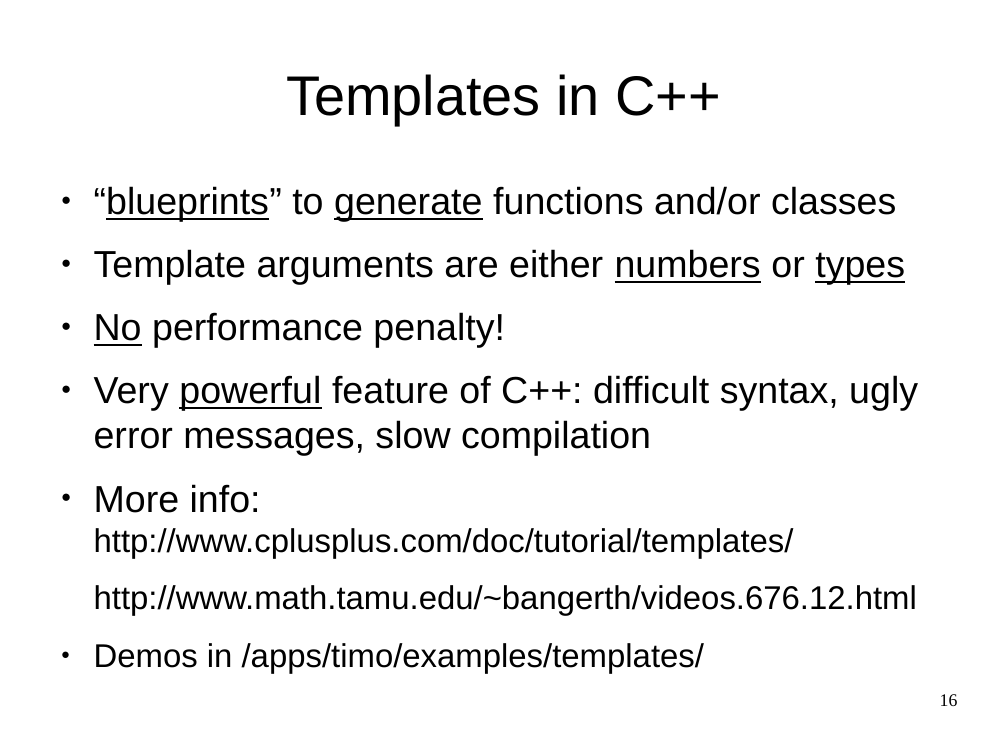
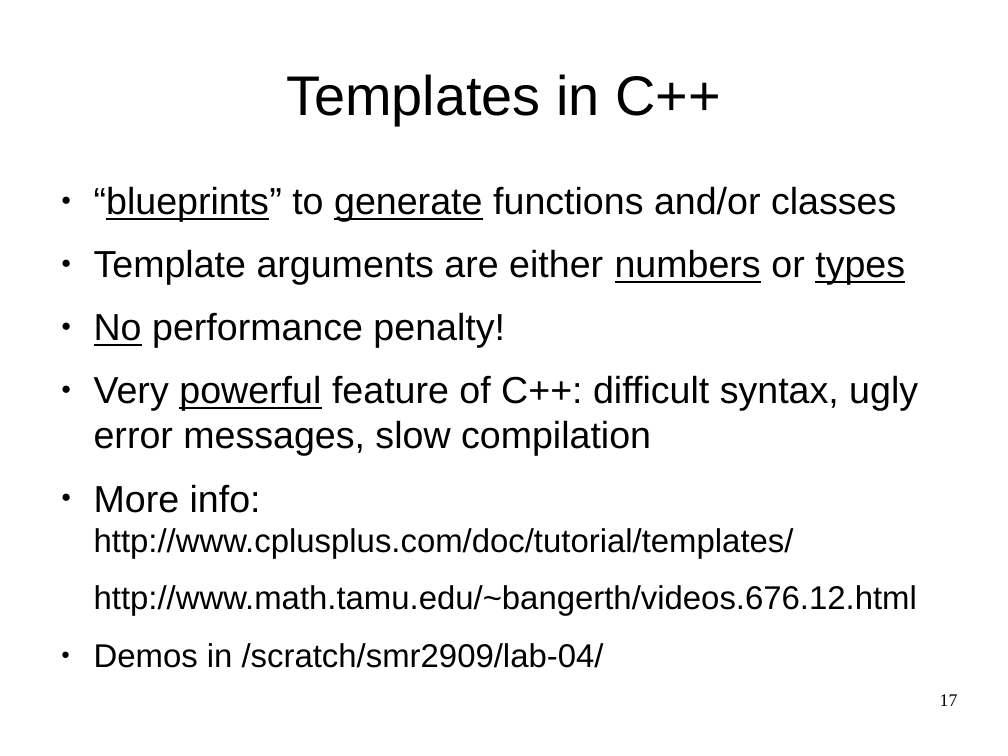
Before and after one commit to ndem0/deal.II-tutorial, a slide deck: slide 17 of slides.odp (slide 16 before the commit). Drawn at 1008x756 pixels with LibreOffice and Linux fonts; fonts in the diff are those of the drawing. Boxes give left, top, right and bottom in pixels: in the first picture for what was removed or moved away, otherwise in the second. Text is boxed around its words. In the diff, an @@ line names an element or a change of style, - is before the commit and + after.

```diff
--- a/slides.odp
+++ b/slides.odp
@@ text at box(94, 643, 604, 668): text changed @@
-● Demos in /apps/timo/examples/templates/
+● Demos in /scratch/smr2909/lab-04/
@@ page number at box(940, 694, 958, 706): text changed @@
-16
+17
```
Also in this commit, not shown: 18 other slides changed, 1 slide added, 1 slide removed.
